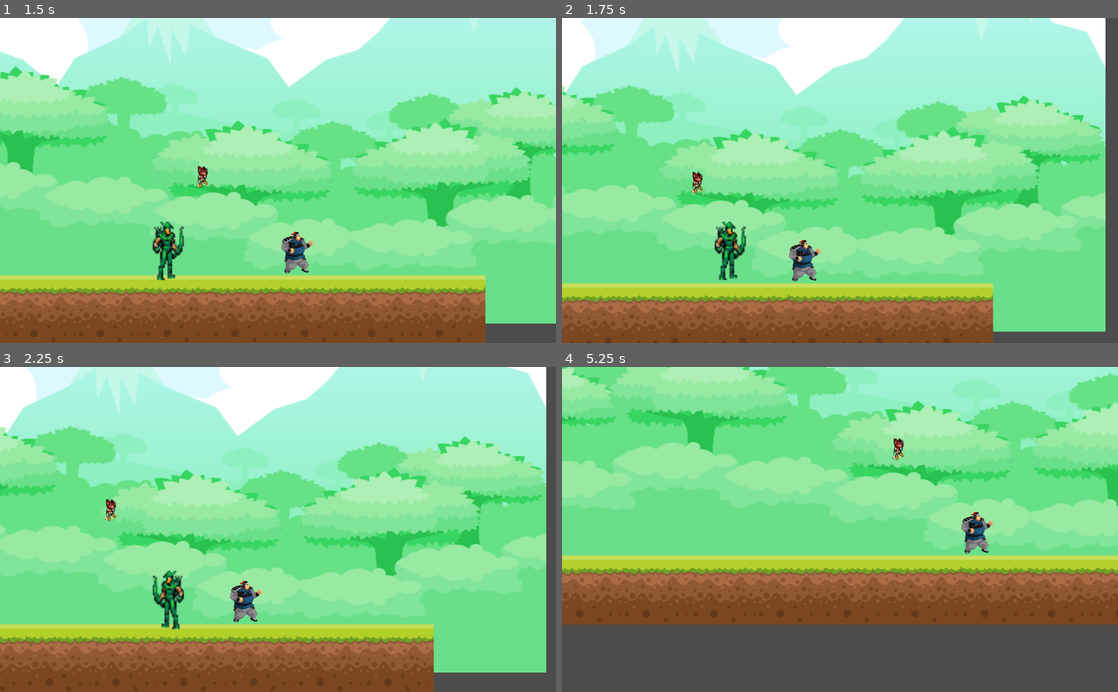
Above: before the commit, frames 1-4 (two rows, left to right).
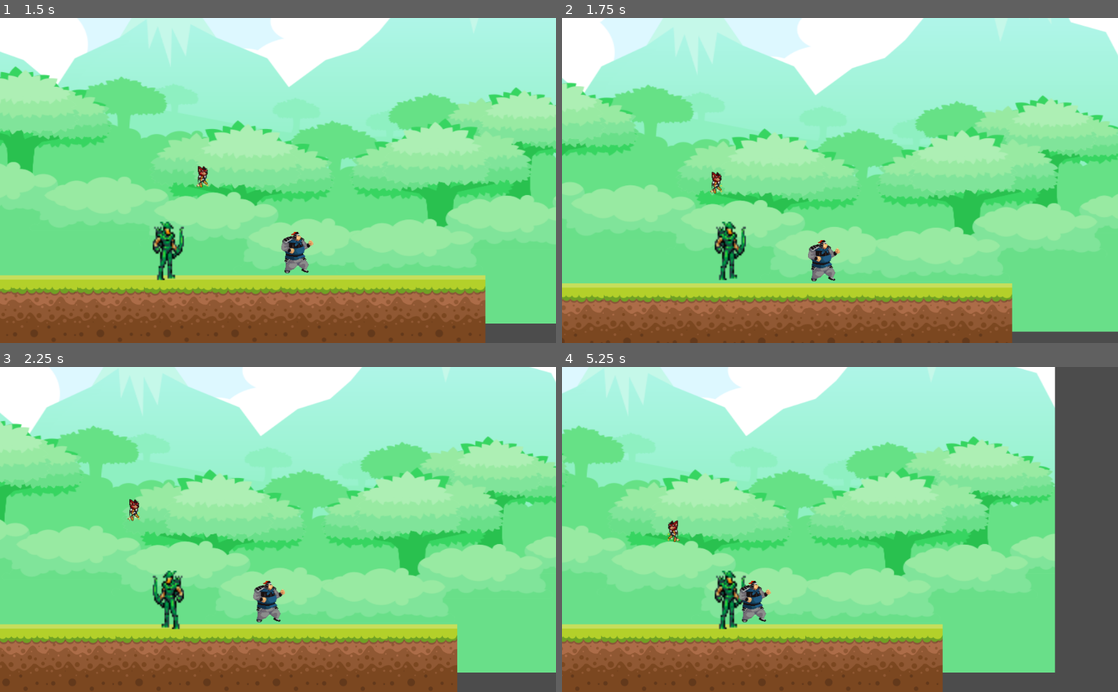
Above: after the commit, the same moments.

Repository: CC-SI/Game_lendas_corrompidas
Game: Godot game, scene res://src/Cenas/Cenario Testes/Cenario Testes.tscn
Same seed, same stepped clock (60 frames per second), same inputs: the game is played once before the commit and once after it.
Inputs:
- Up to frame 1 (1.5 s): tap Enter (ui_accept) at 0.5, 0.77 s; hold Right (ui_right) from 0.53 s (still down); tap F (dash) at 0.6 s; tap R (mordida) at 1.35 s
- Up to frame 2 (1.75 s): keep holding Right (ui_right); tap Enter (ui_accept) at 1.52 s
- Up to frame 3 (2.25 s): release Right (ui_right) at 2.03 s; hold Left (ui_left) from 2.03 s (still down); tap F (dash) at 2.1 s
- Up to frame 4 (5.25 s): release Left (ui_left) at 2.78 s; hold Right (ui_right) 2.78-4.28 s; tap R (mordida) at 2.85, 4.35 s; tap Enter (ui_accept) at 3.02, 3.77, 4.52 s; tap F (dash) at 3.6, 5.1 s; hold Left (ui_left) 4.28-5.03 s; hold Right (ui_right) from 5.03 s (still down)

Frame 1 is identical in both runs. In frame 2, 17% of the frame differs, in the area x 0-100%, y 0-100%; in frame 3, 18%; in frame 4, 82%.

Commit message:
feat : aplicando lentidão no player

Diff:
--- a/src/scripts/Inimigos/Morcego.gd
+++ b/src/scripts/Inimigos/Morcego.gd
@@ -85,6 +85,10 @@
 func _on_Encostou_Player_body_entered(body):
 	if body.is_in_group("player"):
 		aplicar_dano(1)
+
+		if (body.has_method("aplicar_lentidao")):
+			body.aplicar_lentidao(1.0)
+
 		alvo = null
 		estado = "voltando"
 		print("Encostou no player! Voltando para a posição inicial.")
--- a/src/scripts/player.gd
+++ b/src/scripts/player.gd
@@ -35,6 +35,11 @@
 func levar_dano(valor):
 	DadosGlobais.vidas -= valor
 	print("Player levou ", valor, " de dano! Vidas restantes: ", DadosGlobais.vidas)
+
+func aplicar_lentidao(duracao):
+	velocidade = 100
+	yield(get_tree().create_timer(duracao), "timeout")
+	velocidade = 400
 
 func movePlayer():
 	direcao.x = 0
